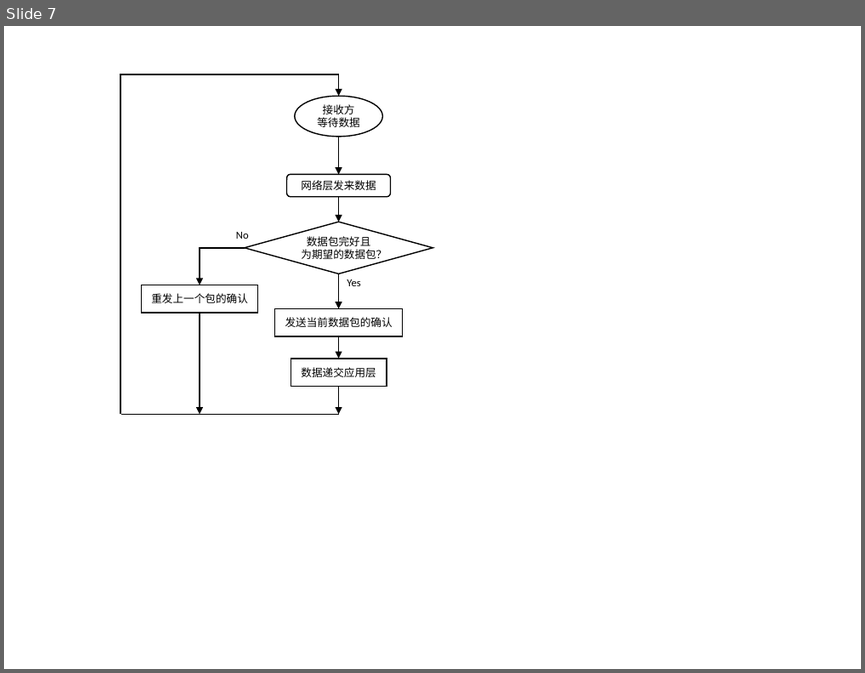
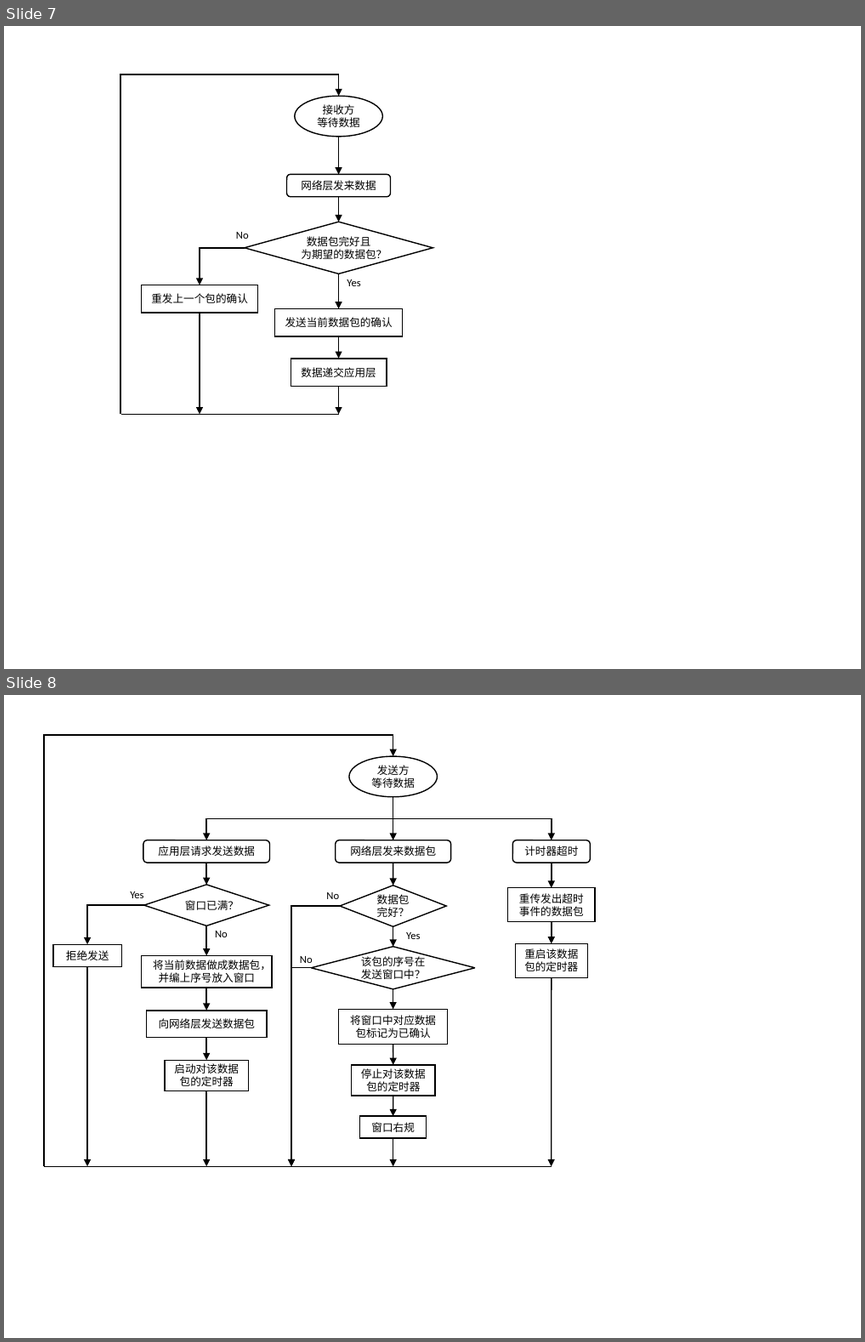
Before and after one commit to smdsbz/computer-networks-experiment, a slide deck: flowcharts.pptx. Shown one above the other, each under a label of ours: slide 7 before the commit, slides 7 and 8 after it. The pictures are 865x673 and 865x1342 pixels, drawn with LibreOffice and Linux fonts; fonts in the diff are those of the drawing. Boxes give left, top, right and bottom in pixels: in the first picture for what was removed or moved away, otherwise in the second. Text is boxed around its words. In the diff, an @@ line names an element or a change of style, - is before the commit and + after.

```diff
--- a/flowcharts.pptx
+++ b/flowcharts.pptx
@@ slide 8 added at box(4, 695, 861, 1338), background #FFFFFF @@
@@ group added at box(44, 735, 596, 1166): 16 arrows, 9 rectangles, 6 elbow arrows, 5 texts, 3 rounded rectangles, 3 diamonds, 1 ellipse, 1 line @@
+应用层请求发送数据
+窗口已满？
+拒绝发送
+Yes
+No
+将当前数据做成数据包，
+并编上序号放入窗口
+向网络层发送数据包
+启动对该数据包的定时器
+发送方
+等待数据
+网络层发来数据包
+数据包
+完好？
+No
+该包的序号在发送窗口中？
+No
+Yes
+窗口右规
+计时器超时
+重传发出超时事件的数据包
+重启该数据包的定时器
+将窗口中对应数据
+包标记为已确认
+停止对该数据包的定时器
```
Also in this commit, not shown: 1 other slide added, 7 other files.
